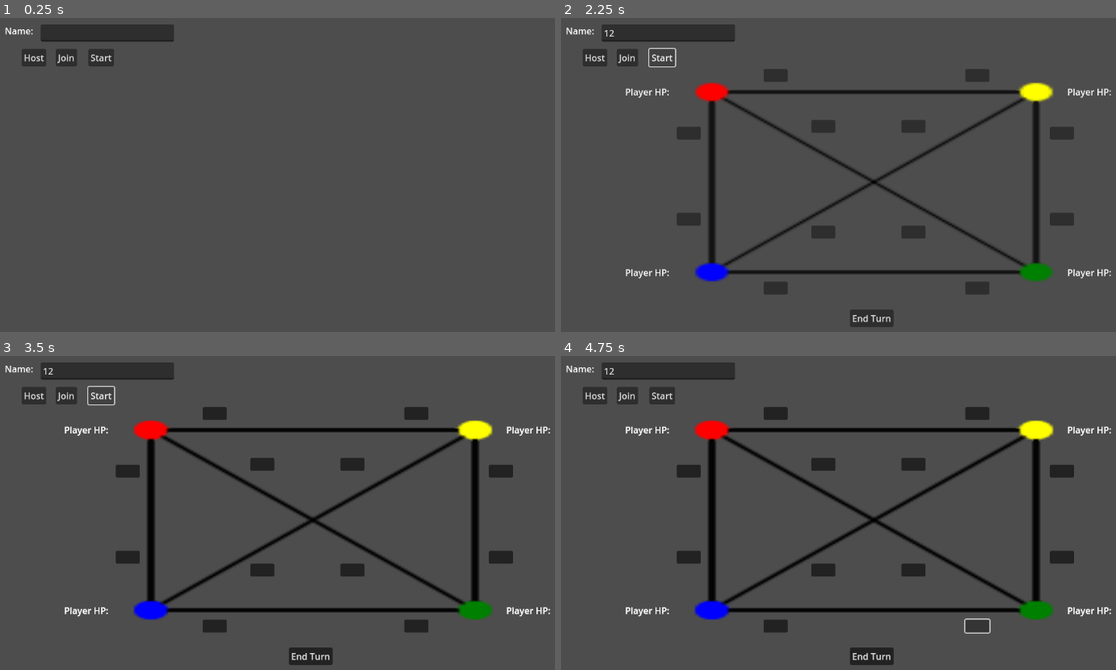
Above: before the commit, frames 1-4 (two rows, left to right).
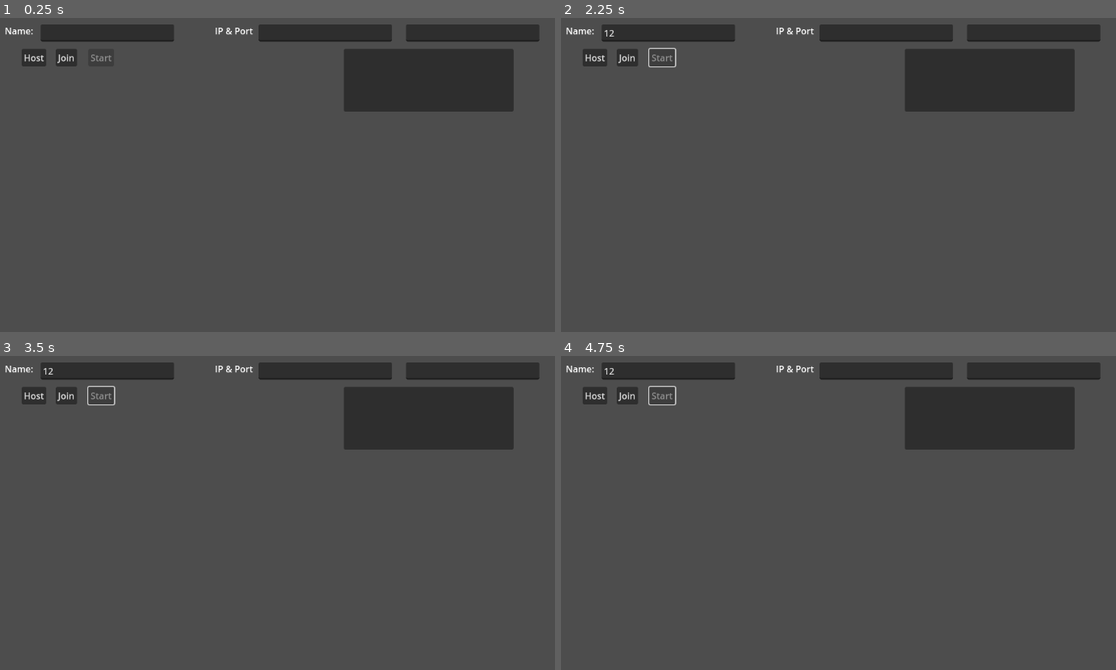
Above: after the commit, the same moments.

Repository: OneWhoLepps/TribalDynamics
Game: Godot game, scene res://Scenes/TutorialLobbyScene.tscn
Same seed, same stepped clock (60 frames per second), same inputs: the game is played once before the commit and once after it.
Inputs (mouse positions are in pixels of both pictures, inside the frame that each line leads up to):
- Up to frame 1 (0.25 s): no input
- Up to frame 2 (2.25 s): click (666, 33) at 0.52 s; type "12" at 0.6 s; click "Host" at 1.25 s; click (660, 58) at 2 s, where only the run before the commit has a clickable "Start"
- Up to frame 3 (3.5 s): click (99, 396) at 2.75 s, where only the run before the commit has a clickable "Start"
- Up to frame 4 (4.75 s): click (977, 626) at 3.52 s; click (977, 626) at 4.27 s

The runs differ from the first frame. In frame 1, 8.7% of the frame differs, in the area x 16-98%, y 2-30%; in frame 2, 15%; in frame 3, 16%, in the area x 11-100%, y 2-99%; in frame 4, 16%.
Error before the commit: Invalid operands 'String' and 'int' in operator '+'. (res://Scenes/TutorialMultiplayerController.gd:24)

Commit message:
Added logging
-need to synchronize each players gamemanager player dictionary to get each player to have clickable buttons besides the host

Diff:
--- a/Scenes/GameBoard.tscn
+++ b/Scenes/GameBoard.tscn
@@ -87,20 +87,26 @@
 offset_top = -24.0
 offset_right = 160.0
 offset_bottom = -1.0
+disabled = true
 
 [node name="ButtonRoB" type="Button" parent="PlayerRed"]
+layout_mode = 0
 offset_left = -38.0
 offset_top = 79.0
 offset_right = 5.0
 offset_bottom = 102.0
+disabled = true
 
 [node name="ButtonRoG" type="Button" parent="PlayerRed"]
+layout_mode = 0
 offset_left = 202.0
 offset_top = 67.0
 offset_right = 245.0
 offset_bottom = 90.0
+disabled = true
 
 [node name="LabelBlueHP" type="Label" parent="PlayerRed"]
+layout_mode = 0
 offset_left = -38.0
 offset_top = 5.0
 offset_right = -5.0
@@ -121,24 +127,31 @@
 offset_bottom = 44.0
 
 [node name="ButtonGoB" type="Button" parent="PlayerGreen"]
+layout_mode = 0
 offset_left = -100.0
 offset_top = 33.0
 offset_right = -57.0
 offset_bottom = 56.0
+disabled = true
 
 [node name="ButtonGoR" type="Button" parent="PlayerGreen"]
+layout_mode = 0
 offset_left = -214.0
 offset_top = -67.0
 offset_right = -171.0
 offset_bottom = -44.0
+disabled = true
 
 [node name="ButtonGoY" type="Button" parent="PlayerGreen"]
+layout_mode = 0
 offset_left = 51.0
 offset_top = -90.0
 offset_right = 94.0
 offset_bottom = -67.0
+disabled = true
 
 [node name="LabelGreenHP" type="Label" parent="PlayerGreen"]
+layout_mode = 0
 offset_left = 167.0
 offset_top = 5.0
 offset_right = 200.0
@@ -158,24 +171,31 @@
 offset_bottom = 33.0
 
 [node name="ButtonYoR" type="Button" parent="PlayerYellow"]
+layout_mode = 0
 offset_left = -100.0
 offset_top = -24.0
 offset_right = -57.0
 offset_bottom = -1.0
+disabled = true
 
 [node name="ButtonYoG" type="Button" parent="PlayerYellow"]
+layout_mode = 0
 offset_left = 51.0
 offset_top = 79.0
 offset_right = 94.0
 offset_bottom = 102.0
+disabled = true
 
 [node name="ButtonYoB" type="Button" parent="PlayerYellow"]
+layout_mode = 0
 offset_left = -214.0
 offset_top = 67.0
 offset_right = -171.0
 offset_bottom = 90.0
+disabled = true
 
 [node name="LabelYellowHP" type="Label" parent="PlayerYellow"]
+layout_mode = 0
 offset_left = 167.0
 offset_top = 5.0
 offset_right = 200.0
@@ -196,22 +216,28 @@
 offset_bottom = 33.0
 
 [node name="ButtonBoR" type="Button" parent="PlayerBlue"]
+layout_mode = 0
 offset_left = -38.0
 offset_top = -90.0
 offset_right = 5.0
 offset_bottom = -67.0
+disabled = true
 
 [node name="ButtonBoG" type="Button" parent="PlayerBlue"]
+layout_mode = 0
 offset_left = 117.0
 offset_top = 33.0
 offset_right = 160.0
 offset_bottom = 56.0
+disabled = true
 
 [node name="ButtonBoY" type="Button" parent="PlayerBlue"]
+layout_mode = 0
 offset_left = 202.0
 offset_top = -67.0
 offset_right = 245.0
 offset_bottom = -44.0
+disabled = true
 
 [node name="LabelBlueHP" type="Label" parent="PlayerBlue"]
 layout_mode = 0
--- a/Scenes/TutorialLobbyScene.tscn
+++ b/Scenes/TutorialLobbyScene.tscn
@@ -9,8 +9,8 @@
 anchor_bottom = 1.0
 offset_left = 2.0
 offset_top = 23.0
-offset_right = 2.0
-offset_bottom = 23.0
+offset_right = 306.0
+offset_bottom = 252.0
 grow_horizontal = 2
 grow_vertical = 2
 script = ExtResource("1_22qk0")
@@ -37,6 +37,7 @@
 offset_top = 67.0
 offset_right = 229.0
 offset_bottom = 98.0
+disabled = true
 text = "Start"
 
 [node name="LineEdit" type="LineEdit" parent="."]
@@ -52,7 +53,35 @@
 offset_top = 23.0
 offset_right = 74.0
 offset_bottom = 46.0
+rotation = -0.00103556
 text = "Name:"
+
+[node name="IPandPortLabel" type="Label" parent="."]
+offset_left = 409.0
+offset_top = 23.0
+offset_right = 477.0
+offset_bottom = 46.0
+rotation = -0.00103556
+text = "IP & Port"
+
+[node name="IPTextField" type="LineEdit" parent="."]
+offset_left = 487.0
+offset_top = 23.0
+offset_right = 725.0
+offset_bottom = 54.0
+
+[node name="PortTextField" type="LineEdit" parent="."]
+offset_left = 750.0
+offset_top = 23.0
+offset_right = 988.0
+offset_bottom = 54.0
+
+[node name="ReadonlyChatbox" type="ItemList" parent="."]
+layout_mode = 0
+offset_left = 639.0
+offset_top = 67.0
+offset_right = 942.0
+offset_bottom = 179.0
 
 [connection signal="button_down" from="HostGame" to="." method="_on_host_game_button_down"]
 [connection signal="button_down" from="JoinGame" to="." method="_on_join_game_button_down"]
--- a/Scenes/TutorialMultiplayerController.gd
+++ b/Scenes/TutorialMultiplayerController.gd
@@ -2,33 +2,33 @@
 
 @export var Address = "127.0.0.1"
 @export var port = 8910
+
+@onready var chatbox = $ReadonlyChatbox
+@onready var name_input = $LineEdit
+@onready var start_button = $StartGame
+
 var peer
 
-# Called when the node enters the scene tree for the first time.
 func _ready():
 	multiplayer.peer_connected.connect(peer_connected)
-	multiplayer.peer_disconnected.disconnect(peer_disconnected)
+	multiplayer.peer_disconnected.connect(peer_disconnected)
 	multiplayer.connected_to_server.connect(connected_to_server)
 	multiplayer.connection_failed.connect(connection_failed)
-	pass # Replace with function body.
-
-
-# Called every frame. 'delta' is the elapsed time since the previous frame.
-func _process(delta):
-	pass
+	start_button.disabled = true
 
 func _on_host_game_button_down():
 	peer = ENetMultiplayerPeer.new()
 	var error = peer.create_server(port, 4)
 	if error != OK:
-		print("cannot host: " + error)
+		print("Cannot host: ", error)
 		return
 
 	peer.get_host().compress(ENetConnection.COMPRESS_RANGE_CODER)
+	multiplayer.set_multiplayer_peer(peer)
+	start_button.disabled = false
 
-	multiplayer.set_multiplayer_peer(peer)
-	SendPlayerInformation($LineEdit.text, multiplayer.get_unique_id())
-	print("Waiting for players!")
+	var my_id = multiplayer.get_unique_id()
+	SendPlayerInformation(name_input.text, my_id)
 
 func _on_join_game_button_down():
 	peer = ENetMultiplayerPeer.new()
@@ -36,45 +36,59 @@
 	peer.get_host().compress(ENetConnection.COMPRESS_RANGE_CODER)
 	multiplayer.set_multiplayer_peer(peer)
 
+func _on_start_game_button_down():
+	StartGame.rpc()
+
 @rpc("any_peer", "call_local")
 func StartGame():
 	var scene = load("res://Scenes/GameBoard.tscn").instantiate()
 	get_tree().root.add_child(scene)
 
-func _on_start_game_button_down():
-	StartGame.rpc()
-	#.rpc_id only calls the rpc on that 1 person
-	#.rpc calls it for everyone
+func peer_connected(id):
+	print("Player Connected: ", id)
 
-#gets called on server and clients
-func peer_connected(id):
-	print("Player Connected " + str(id))
+func peer_disconnected(id):
+	print("Player Disconnected: ", id)
 
-#gets called on server and clients
-func peer_disconnected(id):
-	print("Player Disonnected " + str(id))
-
-#gets called from clients
 func connected_to_server():
-	print("connected to server!")
-	#when player other than host connects to server, update list with their name
-	#and id
-	SendPlayerInformation.rpc_id(1, $LineEdit.text, multiplayer.get_unique_id())
+	print("Connected to server!")
+	var my_id = multiplayer.get_unique_id()
+	SendPlayerInformation.rpc_id(1, name_input.text, my_id)
 
 @rpc("any_peer")
-#update player info to game manager if client or server
-func SendPlayerInformation(name, id):
+func SendPlayerInformation(name: String, id: int):
 	if !GameManager.Players.has(id):
-		GameManager.Players[id] = {
-			"name" : name,
-			"id": id,
-		}
+		GameManager.Players[id] = {"name": name, "id": id}
+		var message = "%s has joined the lobby." % name
+		GameManager.Chatbox.append(message)
+		refresh_chatbox()
 
-	if multiplayer.is_server():
-		for i in GameManager.Players:
-			SendPlayerInformation.rpc(GameManager.Players[i].name, i)
+		# Broadcast to all players
+		AddChatMessage.rpc(message)
 
+		# Also send full chat history to the new player
+		if multiplayer.is_server():
+			SendFullChatHistory.rpc_id(id, GameManager.Chatbox)
 
-#gets called from clients
+@rpc("any_peer")
+func AddChatMessage(message: String):
+	GameManager.Chatbox.append(message)
+	refresh_chatbox()
+
+@rpc("authority")
+func SendFullChatHistory(history: Array):
+	GameManager.Chatbox = history.duplicate()
+	refresh_chatbox()
+
+func add_chat_message(message: String):
+	GameManager.Chatbox.append(message)
+	AddChatMessage.rpc(message)
+	refresh_chatbox()
+
+func refresh_chatbox():
+	chatbox.clear()
+	for line in GameManager.Chatbox:
+		chatbox.add_item(line)
+
 func connection_failed():
-	print("connection failed!")
+	print("Connection failed!")
--- a/Scripts/GameBoard.gd
+++ b/Scripts/GameBoard.gd
@@ -45,9 +45,9 @@
 	for i in range(min(ids.size(), color_button_map.size())):
 		var player_id = ids[i]
 
-		if player_id != multiplayer.get_unique_id():
+		if player_id == multiplayer.get_unique_id():
 			for btn in color_button_map[i]:
-				btn.disabled = true
+				btn.disabled = false
 
 func connect_buttons(group_name):
 	var group_node = $group_name # Use $RedButtons, etc.
--- a/Scripts/GameManager.gd
+++ b/Scripts/GameManager.gd
@@ -1,11 +1,11 @@
 extends Node
 
 var Players = {}
+var Chatbox = []
 
 # Called when the node enters the scene tree for the first time.
 func _ready():
 	pass
-
 
 
 @rpc("any_peer")
@@ -16,6 +16,7 @@
 	if Players.has(player_id):
 		Players[player_id]["last_action"] = button_name
 
+
 # Called every frame. 'delta' is the elapsed time since the previous frame.
 func _process(delta):
 	pass
